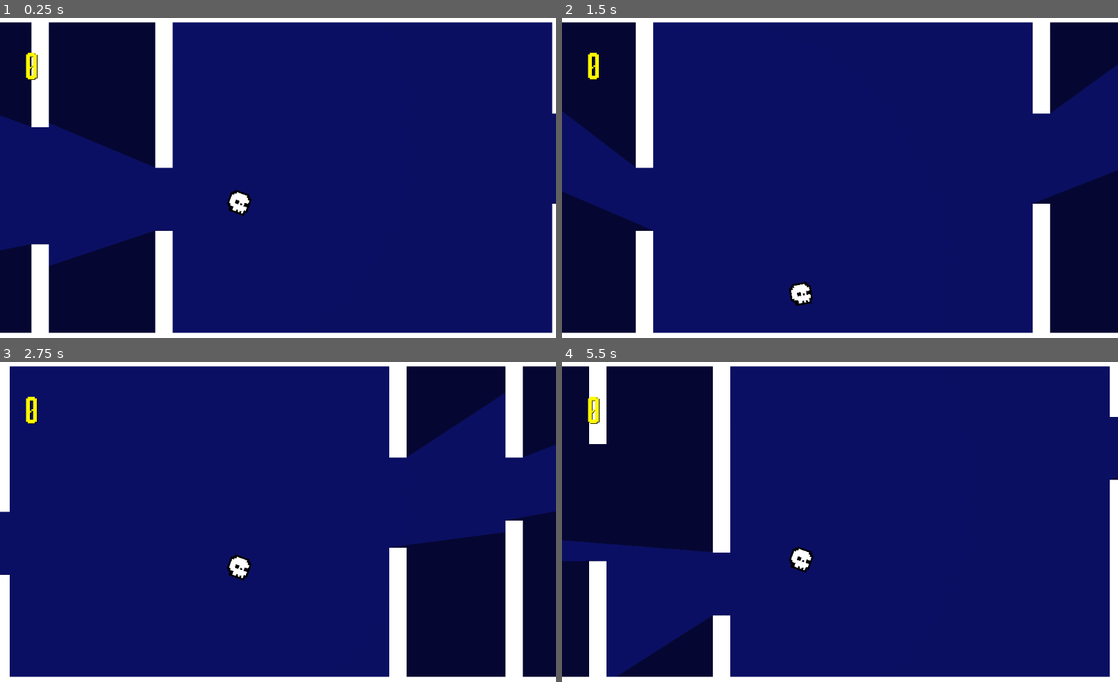
Above: before the commit, frames 1-4 (two rows, left to right).
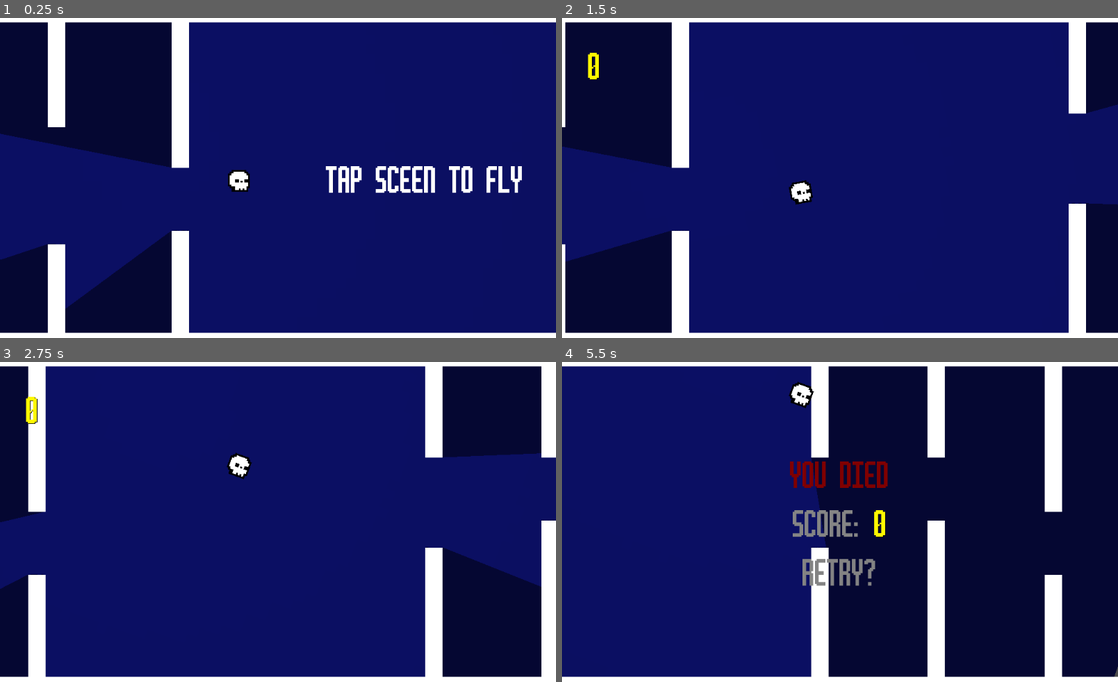
Above: after the commit, the same moments.

Repository: renzoventura/FlappyBird
Game: Godot game, scene res://scenes/Level.tscn
Two runs of this game, one before a commit and one after it. Both use one fixed random seed, a clock stepped at 60 frames per second and the inputs below.
Inputs (mouse positions are in pixels of both pictures, inside the frame that each line leads up to):
- Up to frame 1 (0.25 s): no input
- Up to frame 2 (1.5 s): move the mouse to (962, 162) at 0.52 s; hold W (up) 0.53-1.28 s; hold D (right) from 0.53 s (still down); click (962, 162) at 0.67 s; move the mouse to (728, 194) at 1.27 s; tap W (up) at 1.35 s
- Up to frame 3 (2.75 s): tap W (up) at 1.52, 1.82 s; move the mouse to (333, 451) at 2.02 s; release D (right) at 2.03 s; hold A (left) from 2.03 s (still down); hold W (up) from 2.03 s (still down)
- Up to frame 4 (5.5 s): move the mouse to (812, 589) at 2.77 s; release A (left) at 2.78 s; release W (up) at 2.78 s; hold D (right) 2.78-4.28 s; tap W (up) at 2.85, 3.02, 3.32, 4.35, 4.52, 4.82 s; click (812, 589) at 2.92 s; move the mouse to (1006, 570) at 3.52 s; hold W (up) 3.53-4.28 s; move the mouse to (673, 474) at 4.27 s; hold A (left) 4.28-5.03 s; move the mouse to (840, 570) at 5.02 s; hold D (right) from 5.03 s (still down); hold W (up) from 5.03 s (still down); click (840, 570) at 5.17 s

The runs differ from the first frame. In frame 1, 13% of the frame differs, in the area x 0-100%, y 1-99%; in frame 2, 19%; in frame 3, 21%; in frame 4, 77%.

Commit message:
Added start screen

Diff:
--- a/scenes/Level.gd
+++ b/scenes/Level.gd
@@ -12,6 +12,8 @@
 var spike_speed = 4
 
 func _ready():
+	show_start_gui()
+	pause_game()
 	BackgroundMusicScene.play_game_music()
 	timer.start()
 
@@ -51,11 +53,30 @@
 func update_point_gui():
 	get_tree().call_group("PointLabels", "updatepoints", POINT)
 
+func showGameGui():
+	clear_gui()
+	var death_gui = preload("res://scenes/GUI.tscn")
+	$GUI.add_child(death_gui.instance())
+
 func show_death_gui():
-	for i in range(0, $GUI.get_child_count()):
-		$GUI.get_child(i).queue_free()
+	clear_gui()
 	var death_gui = preload("res://scenes/DeathGUI.tscn")
+	$GUI.add_child(death_gui.instance())
+
+func show_start_gui():
+	var death_gui = preload("res://scenes/StartScreen.tscn")
 	$GUI.add_child(death_gui.instance())
 
 func restart():
 	get_tree().reload_current_scene()
+
+func pause_game():
+	get_tree().paused = true
+
+func resume_game():
+	get_tree().paused = false
+	showGameGui()
+
+func clear_gui():
+	for i in range(0, $GUI.get_child_count()):
+		$GUI.get_child(i).queue_free()
--- a/scenes/Level.tscn
+++ b/scenes/Level.tscn
@@ -1,11 +1,10 @@
-[gd_scene load_steps=7 format=2]
+[gd_scene load_steps=6 format=2]
 
 [ext_resource path="res://scenes/Player.tscn" type="PackedScene" id=1]
 [ext_resource path="res://scenes/Floor.tscn" type="PackedScene" id=2]
 [ext_resource path="res://scenes/Spikes.tscn" type="PackedScene" id=3]
 [ext_resource path="res://scenes/Level.gd" type="Script" id=4]
 [ext_resource path="res://scenes/OutOfBounds.tscn" type="PackedScene" id=5]
-[ext_resource path="res://scenes/GUI.tscn" type="PackedScene" id=6]
 
 [node name="Level" type="Node2D" groups=[
 "Level",
@@ -54,6 +53,4 @@
 position = Vector2( -437.513, 531.475 )
 
 [node name="GUI" type="Node2D" parent="."]
-
-[node name="GUI" parent="GUI" instance=ExtResource( 6 )]
 [connection signal="timeout" from="Timer" to="." method="_on_Timer_timeout"]
--- /dev/null
+++ b/scenes/StartScreen.gd
@@ -0,0 +1,16 @@
+extends CanvasLayer
+
+
+# Declare member variables here. Examples:
+# var a = 2
+# var b = "text"
+
+
+# Called when the node enters the scene tree for the first time.
+func _ready():
+	pass # Replace with function body.
+
+
+func _input(event):
+	if event.is_action_pressed("up"):
+		get_tree().call_group("Level", "resume_game")
--- /dev/null
+++ b/scenes/StartScreen.tscn
@@ -0,0 +1,39 @@
+[gd_scene load_steps=3 format=2]
+
+[ext_resource path="res://scenes/point_font.tres" type="DynamicFont" id=1]
+[ext_resource path="res://scenes/StartScreen.gd" type="Script" id=2]
+
+[node name="CanvasLayer" type="CanvasLayer"]
+pause_mode = 2
+script = ExtResource( 2 )
+
+[node name="Control" type="Control" parent="."]
+anchor_left = 1.0
+anchor_right = 1.0
+margin_left = -1024.0
+margin_bottom = 600.0
+__meta__ = {
+"_edit_use_anchors_": false
+}
+
+[node name="Label" type="Label" parent="Control"]
+margin_left = 600.0
+margin_top = 257.0
+margin_right = 694.0
+margin_bottom = 343.0
+custom_fonts/font = ExtResource( 1 )
+text = "TAP SCEEN TO FLY"
+align = 1
+valign = 1
+__meta__ = {
+"_edit_use_anchors_": false
+}
+
+[node name="CenterContainer" type="CenterContainer" parent="Control"]
+anchor_left = 1.0
+anchor_right = 1.0
+margin_left = -1024.0
+margin_bottom = 600.0
+__meta__ = {
+"_edit_use_anchors_": false
+}
